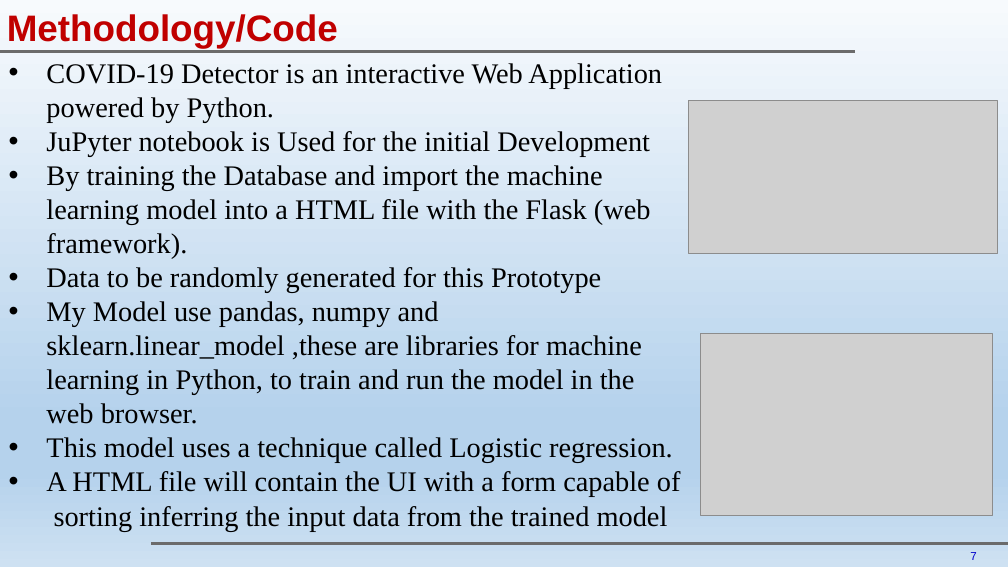
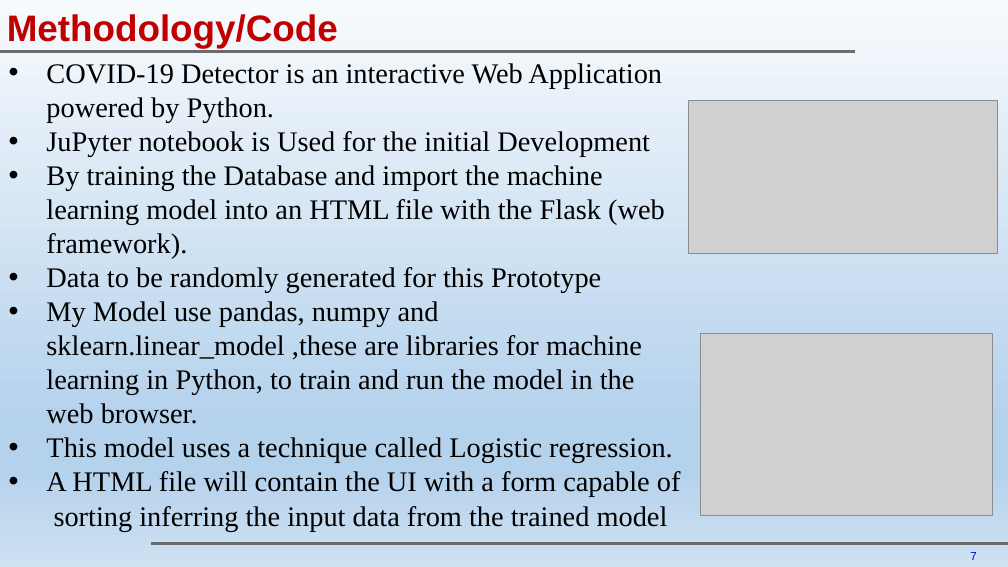
Before and after one commit to ayushman17/COVID-19-Detector, a slide deck: slide 7 of COVID-19 Detector.pptx. Drawn at 1008x567 pixels with LibreOffice and Linux fonts; fonts in the diff are those of the drawing; grey boxes stand for pictures. Boxes give left, top, right and bottom in pixels: in the first picture for what was removed or moved away, otherwise in the second. Text is boxed around its words. In the diff, an @@ line names an element or a change of style, - is before the commit and + after.

```diff
--- a/COVID-19 Detector.pptx
+++ b/COVID-19 Detector.pptx
@@ text at [46,165,665,258]: text changed @@
-• By training the Database and import the machine learning model into a HTML file with the Flask (web framework).
+• By training the Database and import the machine learning model into an HTML file with the Flask (web framework).
```
Also in this commit, not shown: 2 other files.
